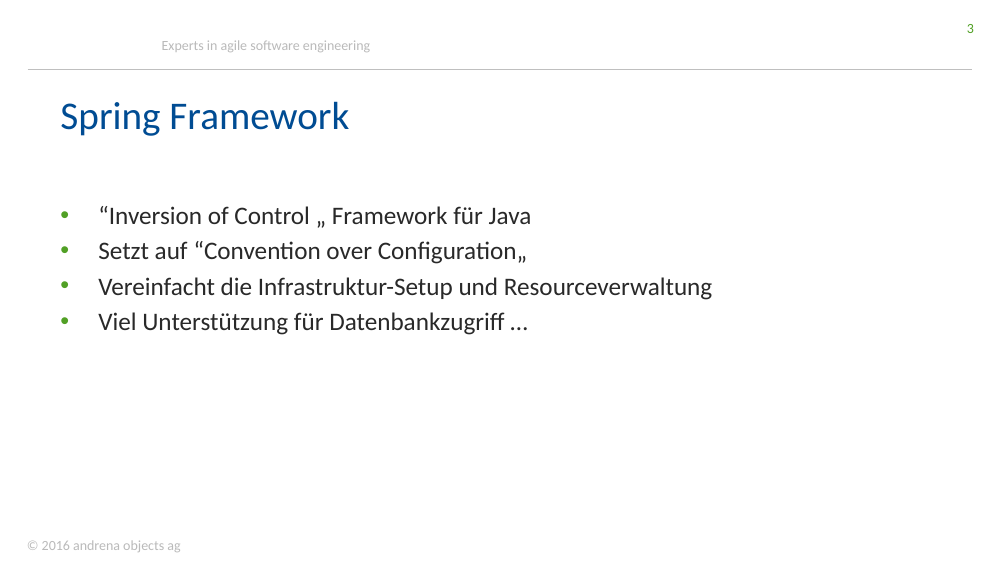
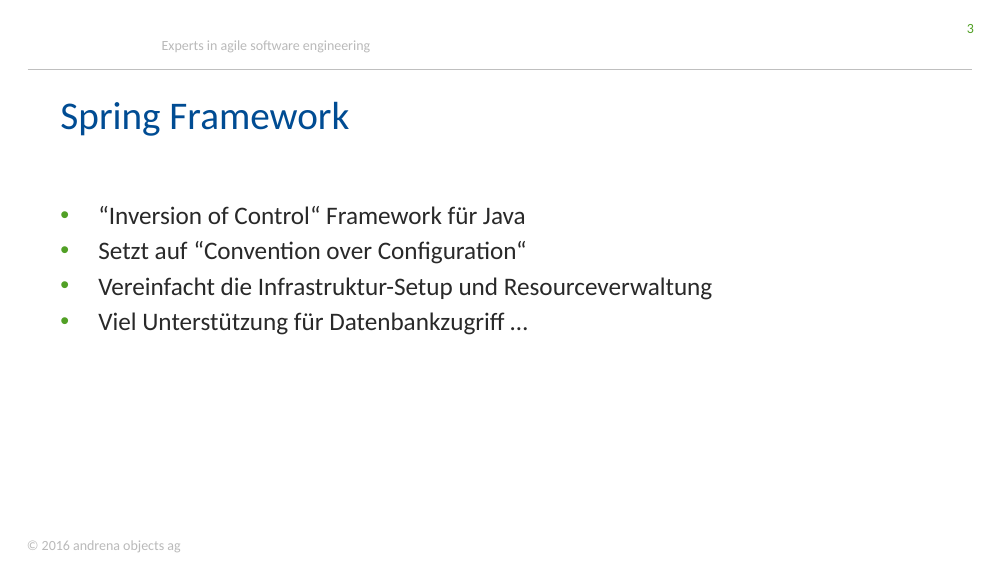
Before and after one commit to stklqt/oop-springboot-springdata-server, a slide deck: slide 3 of springBootDataWorkshop.pptx. Drawn at 1008x567 pixels with LibreOffice and Linux fonts; fonts in the diff are those of the drawing; background and template pictures are left out. Boxes give left, top, right and bottom in pixels: in the first picture for what was removed or moved away, otherwise in the second. Text is boxed around its words. In the diff, an @@ line names an element or a change of style, - is before the commit and + after.

```diff
--- a/springBootDataWorkshop.pptx
+++ b/springBootDataWorkshop.pptx
@@ text at <box>98,206,527,264</box>: text changed @@
-• “Inversion of Control „ Framework für Java
-• Setzt auf “Convention over Configuration„
+• “Inversion of Control“ Framework für Java
+• Setzt auf “Convention over Configuration“
```
Also in this commit, not shown: 5 other slides changed, 1 slide added.
